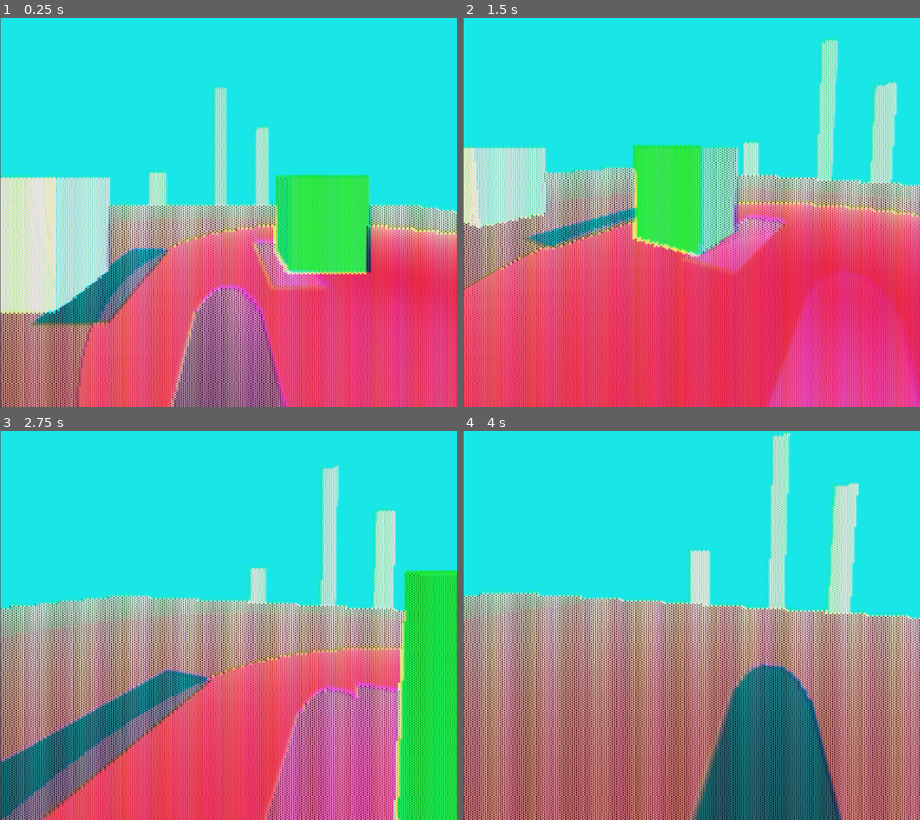
Above: before the commit, frames 1-4 (two rows, left to right).
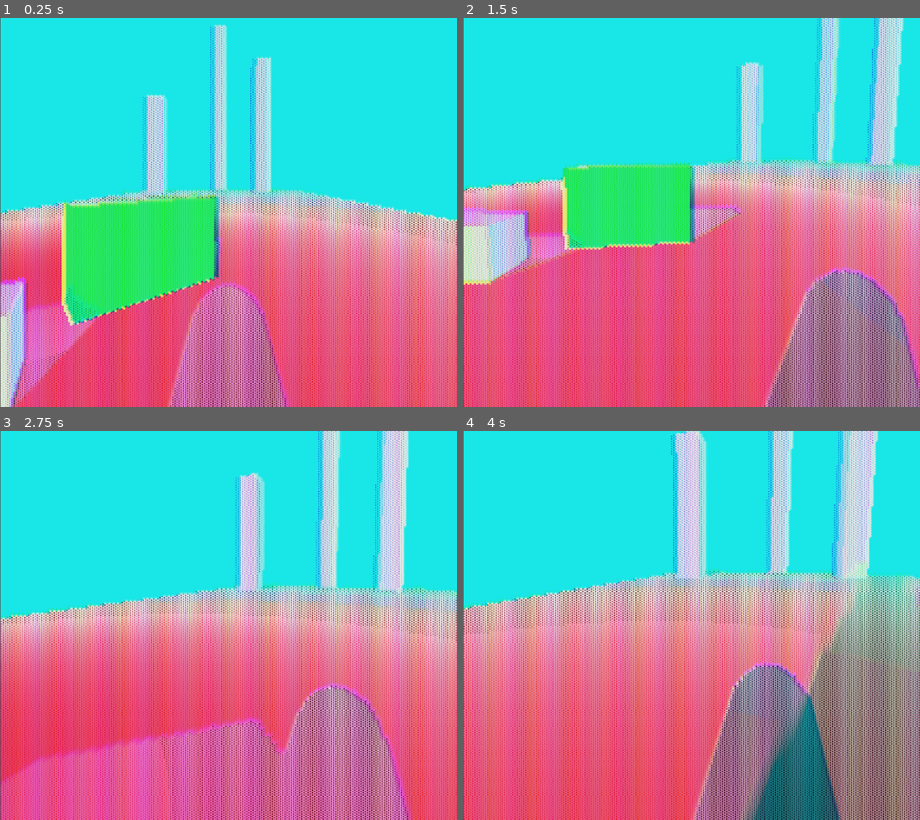
Above: after the commit, the same moments.

Repository: Middleton-Henry/2026FallJam
Game: Godot game, scene res://Testing/3DTesting.tscn
Same seed, same stepped clock (60 frames per second), same inputs: the game is played once before the commit and once after it.
Inputs (mouse positions are in pixels of both pictures, inside the frame that each line leads up to):
- Up to frame 1 (0.25 s): no input
- Up to frame 2 (1.5 s): tap Enter (ui_accept) at 0.5, 0.77 s; move the mouse to (792, 193) at 0.52 s; hold D (right) 0.53-1.28 s; click (792, 193) at 0.67 s; move the mouse to (668, 212) at 1.27 s; hold W (forward) from 1.28 s (still down)
- Up to frame 3 (2.75 s): keep holding W (forward); tap Enter (ui_accept) at 1.52 s; move the mouse to (237, 617) at 2.02 s
- Up to frame 4 (4 s): keep holding W (forward); move the mouse to (686, 633) at 2.77 s; tap Enter (ui_accept) at 3.02, 3.77 s; move the mouse to (723, 629) at 3.52 s

The runs differ from the first frame. In frame 1, 45% of the frame differs, in the area x 0-100%, y 1-100%; in frame 2, 55%; in frame 3, 53%; in frame 4, 61%, in the area x 0-100%, y 0-100%.

Commit message:
fix: synced up shadow changes and adjusted hitbox

Diff:
--- a/Testing/3DTesting.tscn
+++ b/Testing/3DTesting.tscn
@@ -18,8 +18,6 @@
 [sub_resource type="ViewportTexture" id="ViewportTexture_j5gku"]
 viewport_path = NodePath("SubViewport")
 
-[sub_resource type="GDScript" id="GDScript_k52ss"]
-
 [sub_resource type="Environment" id="Environment_80goa"]
 background_mode = 1
 background_color = Color(0.023529412, 1, 1, 1)
@@ -37,11 +35,13 @@
 adjustment_saturation = 1.16
 
 [sub_resource type="BoxMesh" id="BoxMesh_4ov15"]
+size = Vector3(1, 1.6749268, 3.0024414)
 
 [sub_resource type="StandardMaterial3D" id="StandardMaterial3D_80goa"]
 albedo_color = Color(0.99915177, 0, 0.14419135, 1)
 
 [sub_resource type="BoxShape3D" id="BoxShape3D_j5gku"]
+size = Vector3(1, 1.5211792, 2.9888916)
 
 [sub_resource type="StandardMaterial3D" id="StandardMaterial3D_02v5s"]
 albedo_color = Color(0.3484128, 0.8388446, 0.1849586, 1)
@@ -66,11 +66,10 @@
 handle_input_locally = false
 screen_space_aa = 2
 use_hdr_2d = true
-positional_shadow_atlas_size = 128
+positional_shadow_atlas_size = 1024
 positional_shadow_atlas_16_bits = false
 size = Vector2i(216, 184)
 render_target_update_mode = 4
-script = SubResource("GDScript_k52ss")
 
 [node name="WorldEnvironment" type="WorldEnvironment" parent="SubViewport" unique_id=87922273]
 environment = SubResource("Environment_80goa")
@@ -78,9 +77,8 @@
 [node name="DirectionalLight3D" type="DirectionalLight3D" parent="SubViewport" unique_id=685893858]
 transform = Transform3D(1, 0, 0, 0, 0.9148156, 0.40387174, 0, -0.40387174, 0.9148156, 0, 2.0431104, 2.2047784)
 light_color = Color(0.72642416, 0.39102647, 0.19655994, 1)
-light_energy = 1.465
 shadow_enabled = true
-shadow_blur = 6.775
+shadow_blur = 2.761
 
 [node name="Floor" type="MeshInstance3D" parent="SubViewport" unique_id=522502731]
 transform = Transform3D(28.37708, 0, 0, 0, 0.09190595, 0, 0, 0, 31.389587, 0, 0, 0)
@@ -93,23 +91,25 @@
 shape = SubResource("BoxShape3D_j5gku")
 
 [node name="Object" type="MeshInstance3D" parent="SubViewport" unique_id=246915604]
-transform = Transform3D(1, 0, 0, 0, 1, 0, 0, 0, 1, 2.9490337, 1.13065, -1.6149318)
+transform = Transform3D(0.6572594, 0, -0.75366443, 0, 1, 0, 0.75366443, 0, 0.6572594, -0.04815817, 0.8414984, -3.419732)
 mesh = SubResource("BoxMesh_4ov15")
 surface_material_override/0 = SubResource("StandardMaterial3D_02v5s")
 
 [node name="StaticBody3D" type="StaticBody3D" parent="SubViewport/Object" unique_id=428653959]
 
 [node name="CollisionShape3D" type="CollisionShape3D" parent="SubViewport/Object/StaticBody3D" unique_id=954898472]
+transform = Transform3D(1, 0, 0, 0, 1, 0, 0, 0, 1, -1.4305115e-06, 0.07546997, 0.0076298714)
 shape = SubResource("BoxShape3D_j5gku")
 
 [node name="Object2" type="MeshInstance3D" parent="SubViewport" unique_id=1411328578]
-transform = Transform3D(1, 0, 0, 0, 1, 0, 0, 0, 1, -0.33883905, 1.13065, -0.63269365)
+transform = Transform3D(0.51592904, 0, -0.85663134, 0, 1, 0, 0.85663134, 0, 0.51592904, -2.0510244, 0.10393143, -0.103355765)
 mesh = SubResource("BoxMesh_4ov15")
 surface_material_override/0 = SubResource("StandardMaterial3D_bu4r3")
 
 [node name="StaticBody3D" type="StaticBody3D" parent="SubViewport/Object2" unique_id=651098381]
 
 [node name="CollisionShape3D" type="CollisionShape3D" parent="SubViewport/Object2/StaticBody3D" unique_id=1782364403]
+transform = Transform3D(1, 0, 0, 0, 1, 0, 0, 0, 1, 1.1920929e-07, 0.18511963, 0.01135242)
 shape = SubResource("BoxShape3D_j5gku")
 
 [node name="Object3" type="MeshInstance3D" parent="SubViewport" unique_id=1273747273]
@@ -147,21 +147,24 @@
 script = ExtResource("1_k52ss")
 
 [node name="MeshInstance3D" type="MeshInstance3D" parent="SubViewport/CharacterBody3D" unique_id=2044025351]
+transform = Transform3D(1.28, 0, 0, 0, 1.28, 0, 0, 0, 1.28, 0, 0.27899837, 0)
 mesh = SubResource("CapsuleMesh_j5gku")
 
 [node name="CollisionShape3D" type="CollisionShape3D" parent="SubViewport/CharacterBody3D" unique_id=1752816951]
+transform = Transform3D(1.28, 0, 0, 0, 1.28, 0, 0, 0, 1.28, 0, 0.27899837, 0)
 shape = SubResource("CapsuleShape3D_4ov15")
 
 [node name="Neck" type="Node3D" parent="SubViewport/CharacterBody3D" unique_id=918526543]
-transform = Transform3D(1, 0, 0, 0, 1, 0, 0, 0, 1, 0, 0.5914476, 0)
+transform = Transform3D(1, 0, 0, 0, 1, 0, 0, 0, 1, 0, 1.0285971, 0)
 
 [node name="Camera3D" type="Camera3D" parent="SubViewport/CharacterBody3D/Neck" unique_id=589088422]
 current = true
 
 [node name="OmniLight3D" type="OmniLight3D" parent="SubViewport" unique_id=1867891376]
-transform = Transform3D(1, 0, 0, 0, 1, 0, 0, 0, 1, 4.9002295, 0.93938255, -2.5775747)
-light_color = Color(0.8532788, 0.0017689014, 0.9907816, 1)
-light_energy = 6.702
+transform = Transform3D(1, 0, 0, 0, 1, 0, 0, 0, 1, -2.6399653, 2.7278895, -4.2338953)
+light_color = Color(0.80875677, 0.0010685027, 0.89064574, 1)
+light_energy = 10.467
+light_size = 0.117
 shadow_enabled = true
-shadow_blur = 2.35
-omni_range = 7.481
+shadow_blur = 4.152
+omni_range = 4096.0
--- a/project.godot
+++ b/project.godot
@@ -60,7 +60,7 @@
 lights_and_shadows/directional_shadow/size.mobile=1024
 lights_and_shadows/directional_shadow/soft_shadow_filter_quality=3
 lights_and_shadows/directional_shadow/16_bits=false
+lights_and_shadows/positional_shadow/soft_shadow_filter_quality=3
 lights_and_shadows/positional_shadow/atlas_16_bits=false
-environment/volumetric_fog/use_filter=0
 lights_and_shadows/positional_shadow/atlas_size=2048
 lights_and_shadows/positional_shadow/atlas_size.mobile=1024
